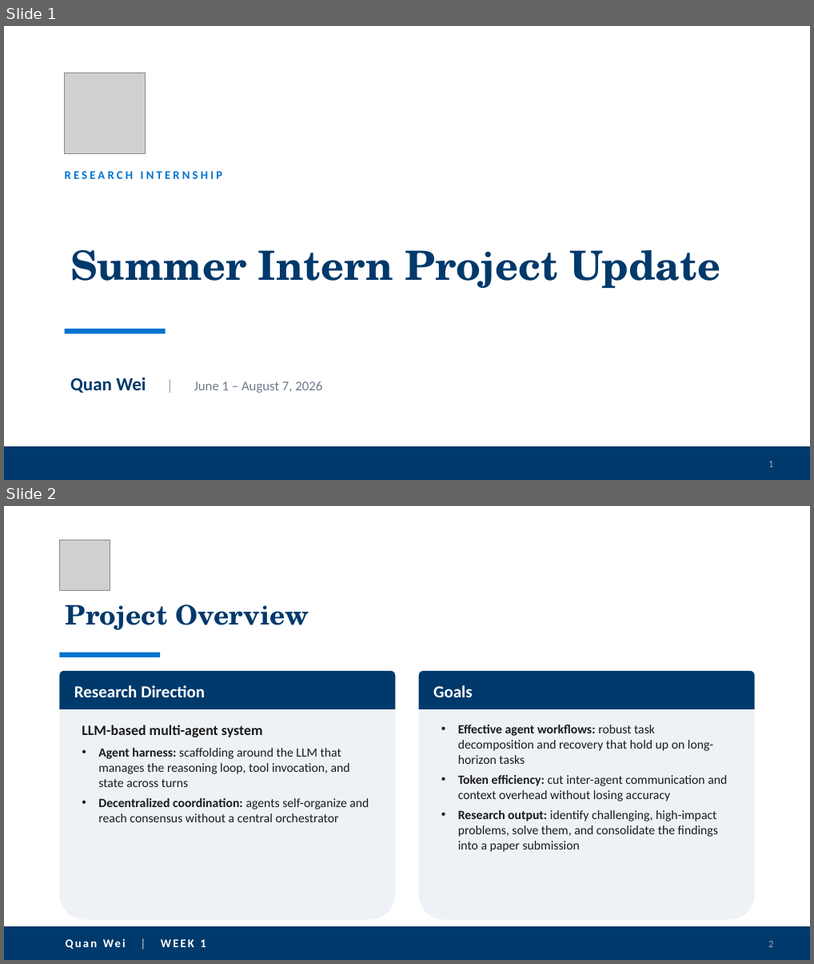
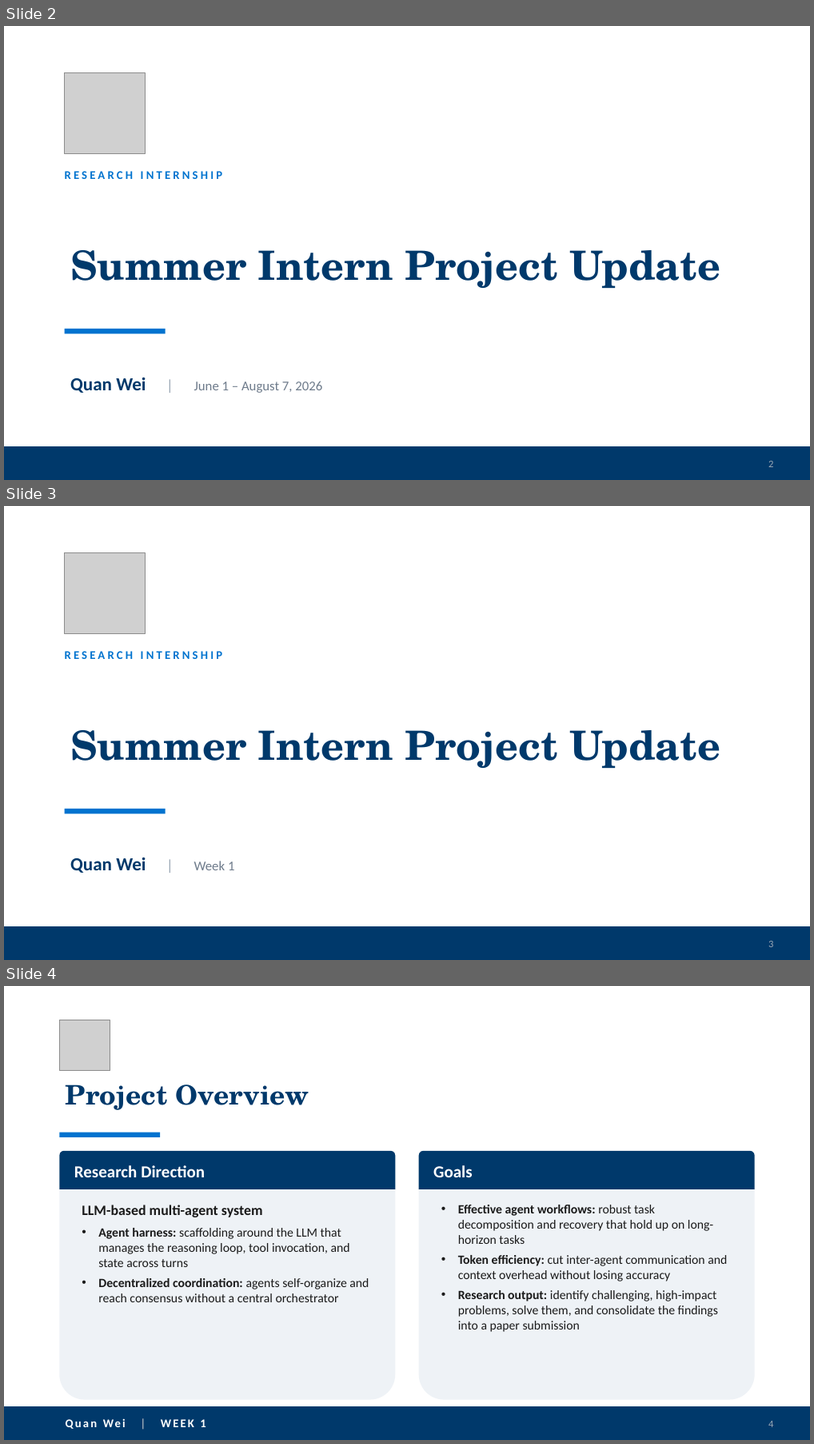
Before and after one commit to quanwei0/summer_intern, a slide deck: project_update.pptx. Shown one above the other, each under a label of ours: slides 1 and 2 before the commit, slides 2, 3 and 4 after it. The pictures are 814x964 and 814x1444 pixels, drawn with LibreOffice and Linux fonts; fonts in the diff are those of the drawing; grey boxes stand for pictures. Boxes give left, top, right and bottom in pixels: in the first picture for what was removed or moved away, otherwise in the second. Text is boxed around its words. In the diff, an @@ line names an element or a change of style, - is before the commit and + after.

```diff
--- a/project_update.pptx
+++ b/project_update.pptx
@@ slide 3 added at (4, 506, 810, 960), background #FFFFFF @@
@@ picture added at (65, 553, 145, 634) @@
@@ text added at (65, 651, 222, 659), 14 pt, text #0073CF, bold @@
+RESEARCH INTERNSHIP
@@ title added at (70, 730, 721, 768), 48 pt, text #00396B, bold @@
+Summer Intern Project Update
@@ rectangle added at (65, 808, 166, 813), fill #0073CF @@
@@ subtitle added at (70, 857, 234, 872), 22 pt, text #00396B, bold @@
+Quan Wei | Week 1
@@ rectangle added at (4, 926, 810, 960), fill #00396B @@
@@ page number added at (769, 940, 774, 947), 12 pt, text #9AA7B5 @@
+3
@@ what was slide 1 is now slide 2 @@
@@ page number at (769, 460, 774, 467): text changed @@
-1
+2
@@ what was slide 2 is now slide 4 @@
@@ page number at (769, 1420, 774, 1427): text changed @@
-2
+4
```
Also in this commit, not shown: 7 other slides added.
